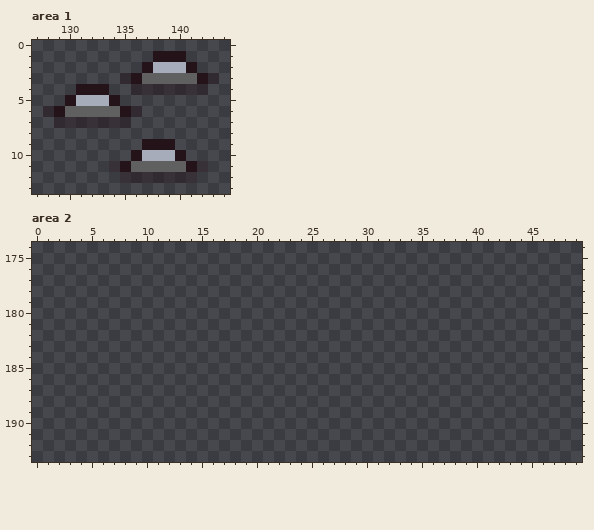
File history of a pixel-art file, ASSETS/EDIT/WORLD/world_tileset_edit.aseprite. This is how it looked before the edit.
480x496 pixels, 1 frame. Pixels under 10% opacity are left out. Colours within 5 levels of each other are drawn and written as one. Shown: area 1: x 127..144, y 0..13; area 2: x 0..49, y 174..193. The commit also changed other parts of the picture, which this record leaves out.
After the commit:
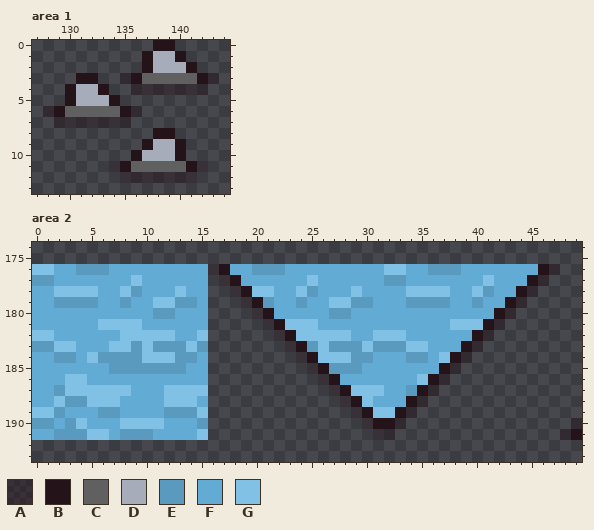
Palette (. is transparent): A #25131a70  B #25131a  C #606060  D #a7acba  E #599abe  F #62abd4  G #80c1e5
Changes in this commit:
--- area 1, layer "stuff"
@@ x 127..144 @@
- 0 ..................
- 1 ...........BBB....
+ 0 ...........BB.....
+ 1 ..........BDDB....
  2 ..........BDDDB...
- 3 ........ABCCCCCBA.
- 4 ....BBB..AAAAAAA..
+ 3 ....BB..ABCCCCCBA.
+ 4 ...BDDB..AAAAAAA..
  5 ...BDDDB..........
@@ x 136..142 @@
  7 .......
- 8 .......
- 9 .BBB...
+ 8 ..BB...
+ 9 .BDDB..
 10 BDDDB..
--- area 2, layer "ground"
@@ x 0..49 @@
 175 ..................................................
-176 ..................................................
-177 ..................................................
-178 ..................................................
-179 ..................................................
-180 ..................................................
-181 ..................................................
-182 ..................................................
-183 ..................................................
-184 ..................................................
-185 ..................................................
-186 ..................................................
-187 ..................................................
-188 ..................................................
-189 ..................................................
-190 ..................................................
-191 ..................................................
+176 GGFFEEEFFFFFFFFFABFFEEEFFFFFFFFFGGFFEEEFFFFFFFBA..
+177 EEFFFFFFFGFFFFFF.ABFFFFFFGFFFFFFEEFFFFFFFGFFFBA...
+178 FFGGGGFFGEFFFGFF..ABGGFFGEFFFGFFFFGGGGFFGEFFBA....
+179 FFEEEEFFEFFGGEEF...ABEFFEFFGGEEFFFEEEEFFEFFBA.....
+180 FFFFFFFFFFFEEFFF....ABFFFFFEEFFFFFFFFFFFFFBA......
+181 FFFFFFGGGGFFFFFF.....ABGGGFFFFFFFFFFFFGGGBA.......
+182 GGFFFFFFGGGGGFFG......ABGGGGGFFGGGFFFFFFBA........
+183 EEGGFFFGGEGEEEGE.......ABEGEEEGEEEGGFFFBA.........
+184 FFEEFGEEEEGGGEEF........ABGGGEEFFFEEFGBA..........
+185 FFFFFFFEEEEEEEFF.........ABEEEFFFFFFFBA...........
+186 FFFGGFFFFFFFFFFF..........ABFFFFFFFGBA............
+187 FFEGGGGGGFFFGGGG...........ABGGGFFEBA.............
+188 FFGEEGGGFFFFGGGF............ABGFFFBA..............
+189 GGEFFFEEFFFFEEEG.............ABGGBA...............
+190 EEFEGFFFGGGGFFFE..............ABBA...............A
+191 FFEEEGGFEEEFFFFG...............AA...............AB
 192 ..................................................
Pixel boxes of the changes (left, top, right, bottom) in both pictures:
changed: (142, 40, 175, 62)
changed: (65, 73, 98, 95)
changed: (153, 128, 186, 150)
added: (32, 264, 560, 440)
added: (560, 418, 582, 440)
